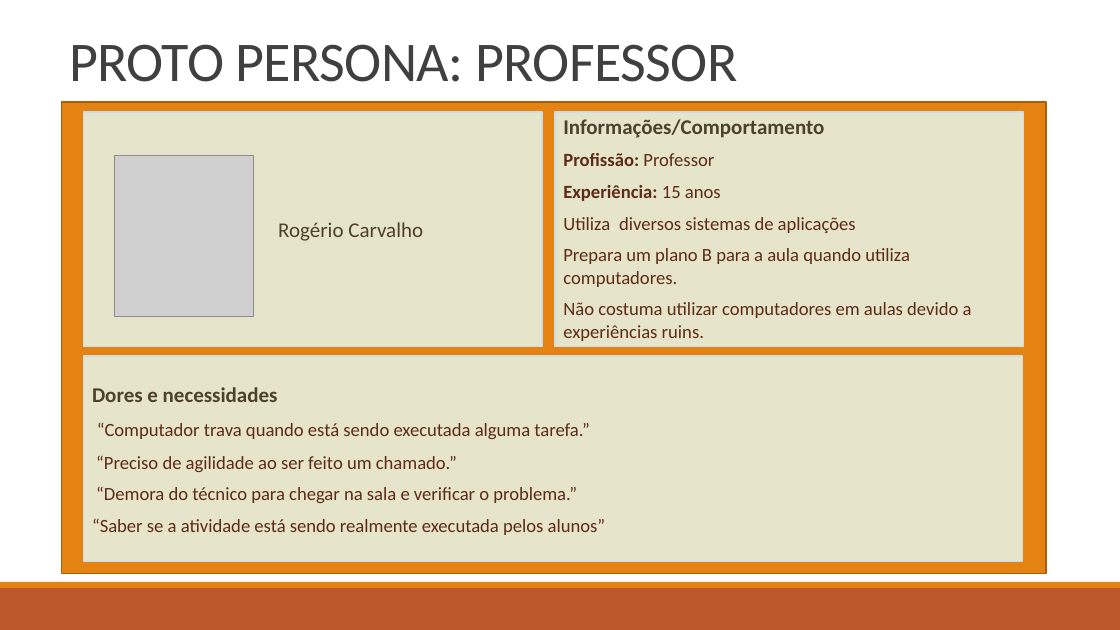
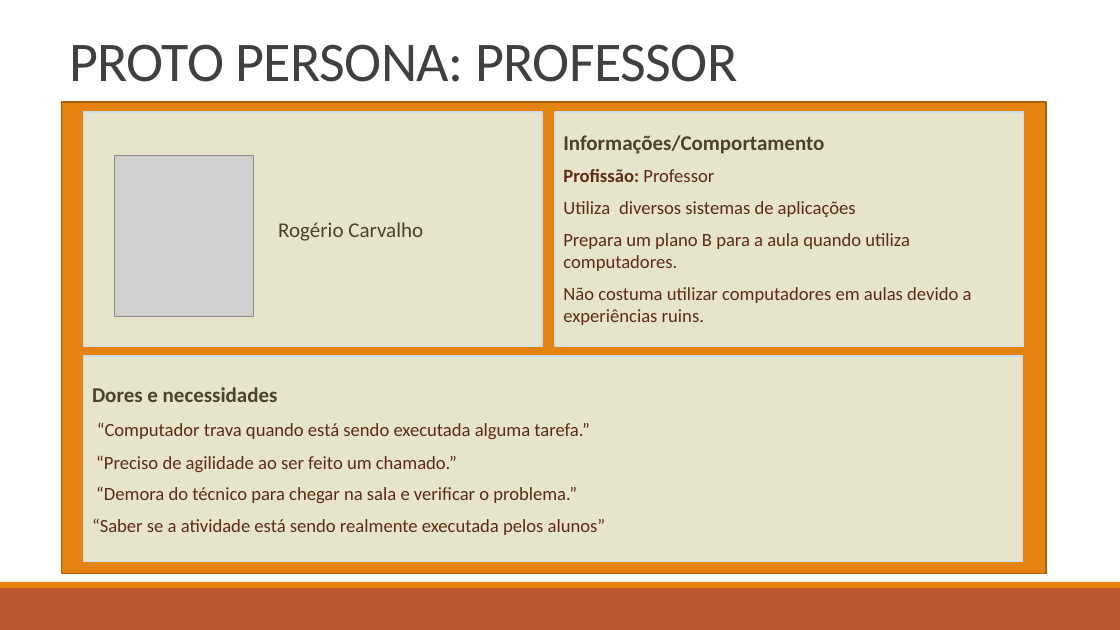
Before and after one commit to BandTec/grupo-05-adsa-20201, a slide deck: slide 14 of Apresentação Sprint 1.pptx. Drawn at 1120x630 pixels with LibreOffice and Linux fonts; fonts in the diff are those of the drawing; grey boxes stand for pictures. Boxes give left, top, right and bottom in pixels: in the first picture for what was removed or moved away, otherwise in the second. Text is boxed around its words. In the diff, an @@ line names an element or a change of style, - is before the commit and + after.

```diff
--- a/Apresentação Sprint 1.pptx
+++ b/Apresentação Sprint 1.pptx
@@ text in rectangle at [563, 185, 721, 201]: paragraph removed @@
-Experiência: 15 anos
```
Also in this commit, not shown: 11 other slides changed, 1 slide added.
